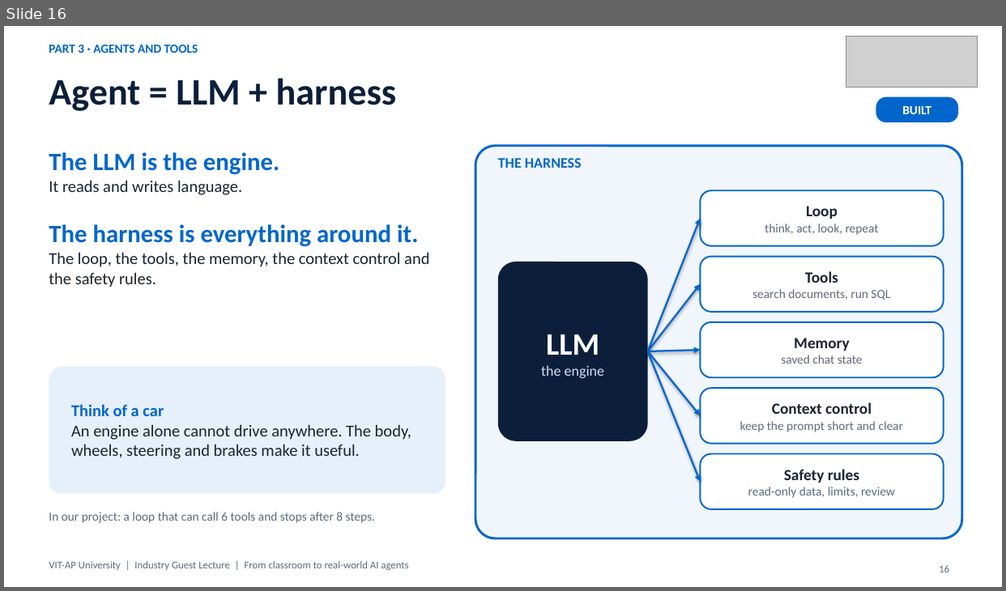
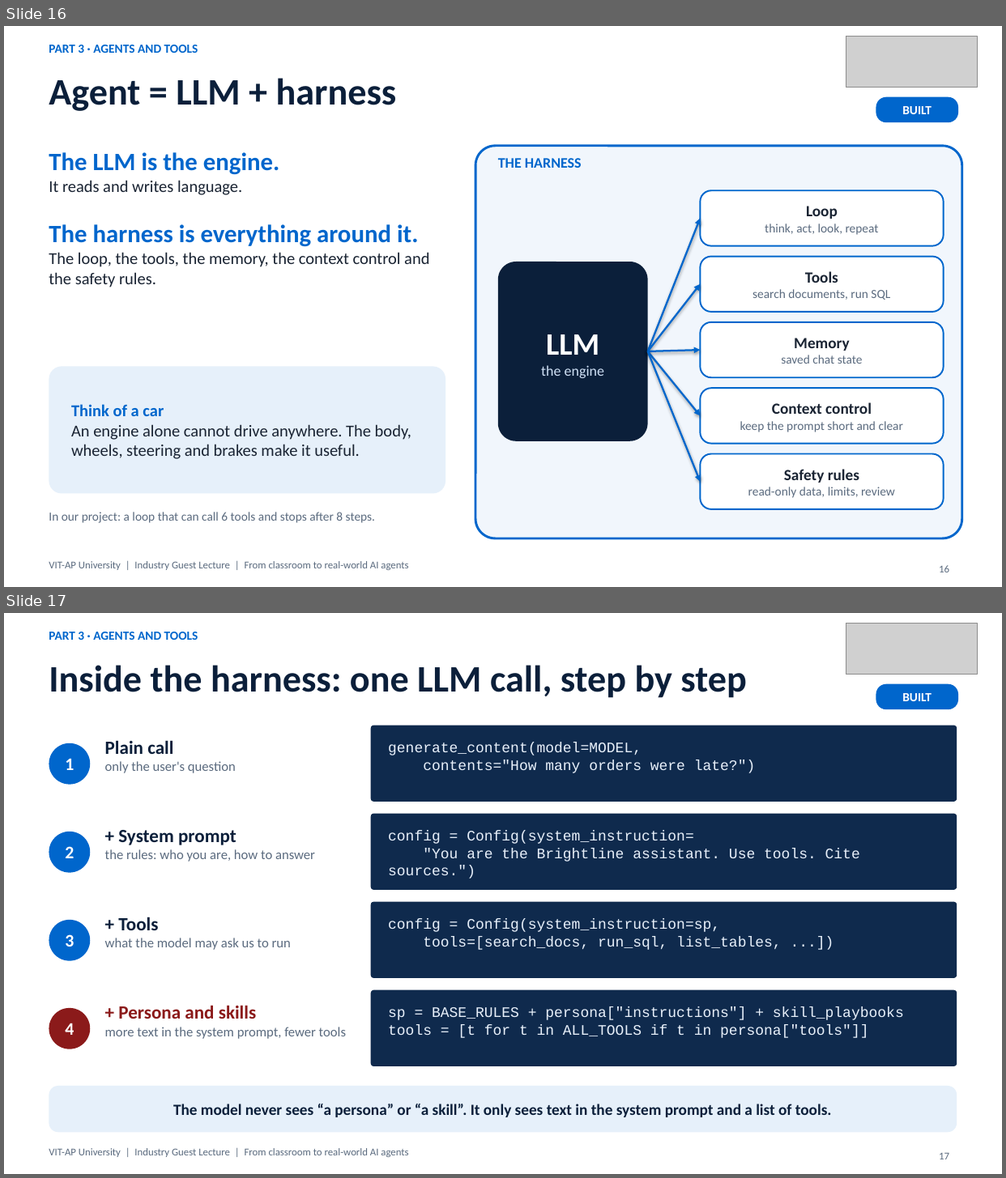
Before and after one commit to nareshroyalc/Demo, a slide deck: deck/VIT-AP_AI_Webinar.pptx. Shown one above the other, each under a label of ours: slide 16 before the commit, slides 16 and 17 after it. The pictures are 1006x591 and 1006x1178 pixels, drawn with LibreOffice and Linux fonts; fonts in the diff are those of the drawing; grey boxes stand for pictures. Boxes give left, top, right and bottom in pixels: in the first picture for what was removed or moved away, otherwise in the second. Text is boxed around its words. In the diff, an @@ line names an element or a change of style, - is before the commit and + after.

Commit message:
Deck: harness step-by-step LLM call slide, code on persona and skills slides (66 slides)

```diff
--- a/deck/VIT-AP_AI_Webinar.pptx
+++ b/deck/VIT-AP_AI_Webinar.pptx
@@ slide 17 added at [4, 613, 1002, 1174], background #FFFFFF @@
@@ text added at [49, 632, 198, 640], 12 pt, text #0066CC, bold @@
+PART 3 · AGENTS AND TOOLS
@@ picture added at [846, 624, 978, 675] @@
@@ title added at [49, 665, 746, 698], 36 pt, text #0B1F3A, bold @@
+Inside the harness: one LLM call, step by step
@@ rounded rectangle added at [876, 684, 958, 709], fill #0066CC, 12 pt, text #FFFFFF, bold @@
+BUILT
@@ rounded rectangle added at [371, 726, 957, 802], fill #0F2A4D, 14 pt, text #E8F0FA @@
+generate_content(model=MODEL,
+contents="How many orders were late?")
@@ ellipse added at [49, 743, 90, 785], fill #0066CC, 17 pt, text #FFFFFF, bold @@
+1
@@ text added at [105, 740, 236, 773], 13 pt, text #5B6B7F @@
+Plain call
+only the user's question
@@ text added at [105, 830, 315, 862], 13 pt, text #5B6B7F @@
++ System prompt
+the rules: who you are, how to answer
@@ rounded rectangle added at [371, 814, 957, 890], fill #0F2A4D, 14 pt, text #E8F0FA @@
+config = Config(system_instruction=
+"You are the Brightline assistant. Use tools. Cite sources.")
@@ ellipse added at [49, 832, 90, 873], fill #0066CC, 17 pt, text #FFFFFF, bold @@
+2
@@ rounded rectangle added at [371, 902, 957, 978], fill #0F2A4D, 14 pt, text #E8F0FA @@
+config = Config(system_instruction=sp,
+tools=[search_docs, run_sql, list_tables, ...])
@@ ellipse added at [49, 920, 90, 961], fill #0066CC, 17 pt, text #FFFFFF, bold @@
+3
@@ text added at [105, 917, 291, 950], 13 pt, text #5B6B7F @@
++ Tools
+what the model may ask us to run
@@ rounded rectangle added at [371, 990, 957, 1067], fill #0F2A4D, 14 pt, text #E8F0FA @@
+sp = BASE_RULES + persona["instructions"] + skill_playbooks
+tools = [t for t in ALL_TOOLS if t in persona["tools"]]
@@ ellipse added at [49, 1008, 90, 1050], fill #8B1A1A, 17 pt, text #FFFFFF, bold @@
+4
@@ text added at [105, 1005, 346, 1039], 13 pt, text #5B6B7F @@
++ Persona and skills
+more text in the system prompt, fewer tools
@@ rounded rectangle added at [49, 1086, 957, 1132], fill #E6F0FA, 15 pt, text #0B1F3A, bold @@
+The model never sees “a persona” or “a skill”. It only sees text in the system prompt and a list of tools.
@@ text added at [49, 1148, 408, 1157], 10 pt, text #5B6B7F @@
+VIT-AP University | Industry Guest Lecture | From classroom to real-world AI agents
@@ page number added at [939, 1153, 949, 1160], 10 pt, text #5B6B7F @@
+17
```
Also in this commit, not shown: 3 slides changed, 4 other files.
